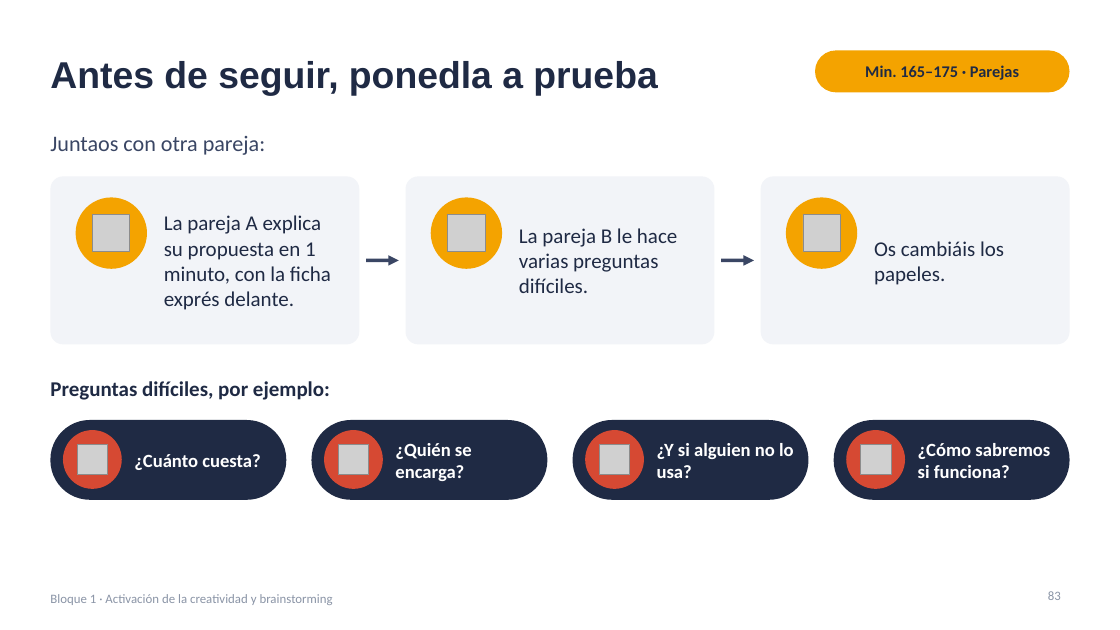
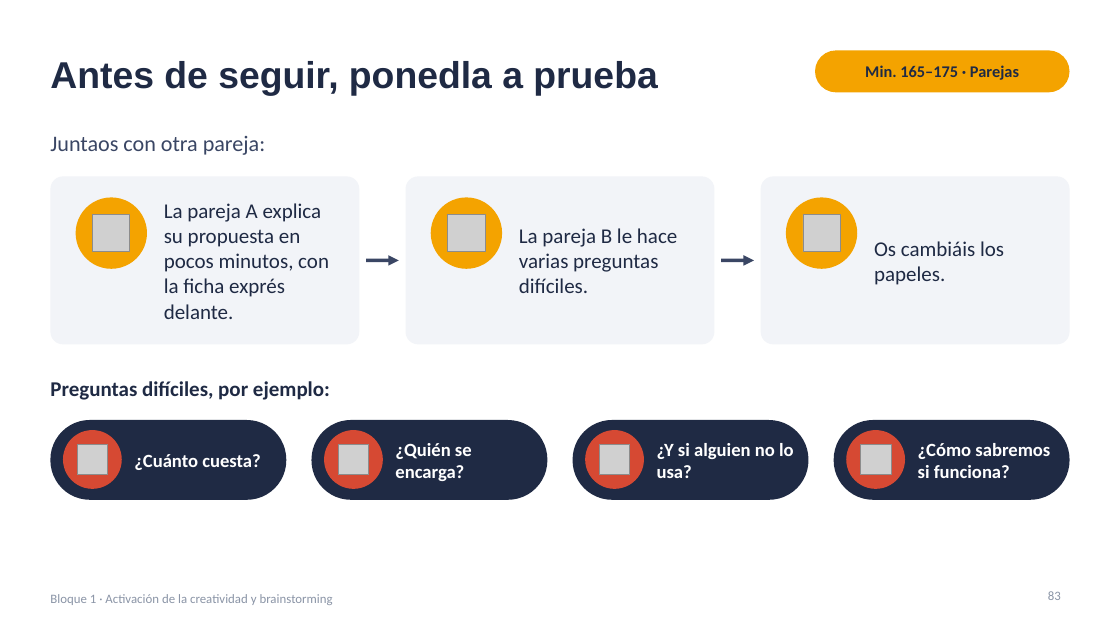
Before and after one commit to jjnieto/creatividad-ofimatica-ia, a slide deck: slide 83 of diapositivas/Curso.pptx. Drawn at 1120x630 pixels with LibreOffice and Linux fonts; fonts in the diff are those of the drawing; grey boxes stand for pictures. Boxes give left, top, right and bottom in pixels: in the first picture for what was removed or moved away, otherwise in the second. Text is boxed around its words. In the diff, an @@ line names an element or a change of style, - is before the commit and + after.

```diff
--- a/diapositivas/Curso.pptx
+++ b/diapositivas/Curso.pptx
@@ text at (164,203,329,319): text changed @@
-La pareja A explica su propuesta en 1 minuto, con la ficha exprés delante.
+La pareja A explica su propuesta en pocos minutos, con la ficha exprés delante.
```
Also in this commit, not shown: 2 other slides changed.
